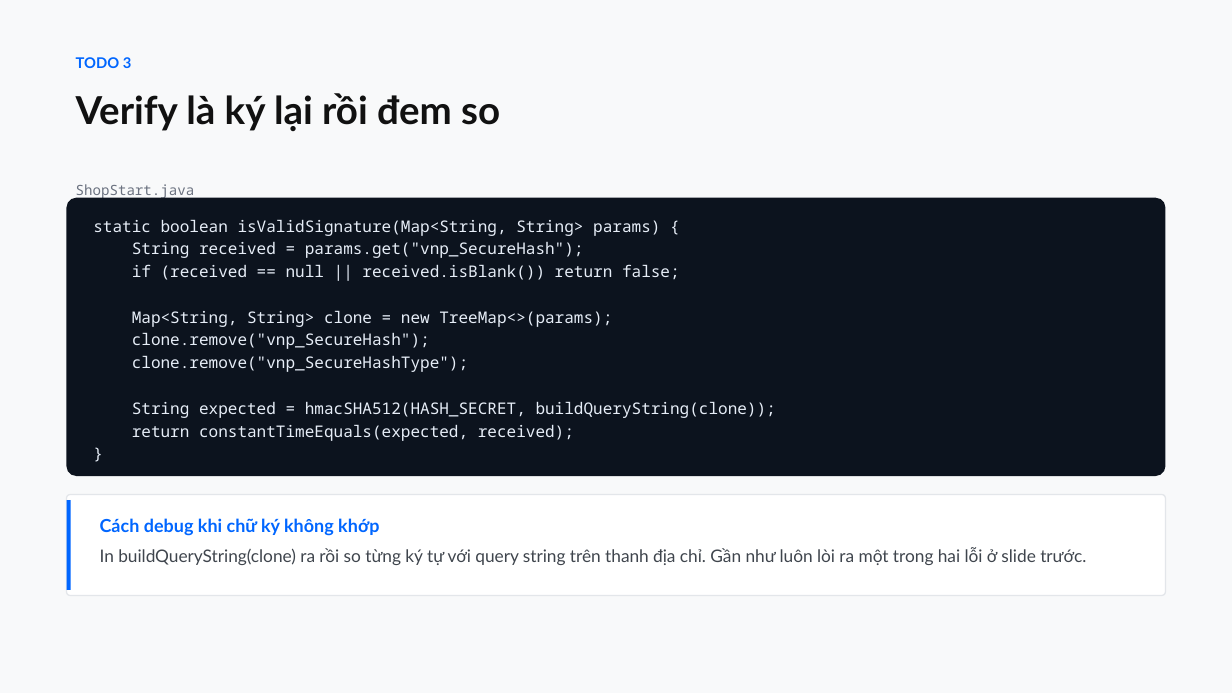
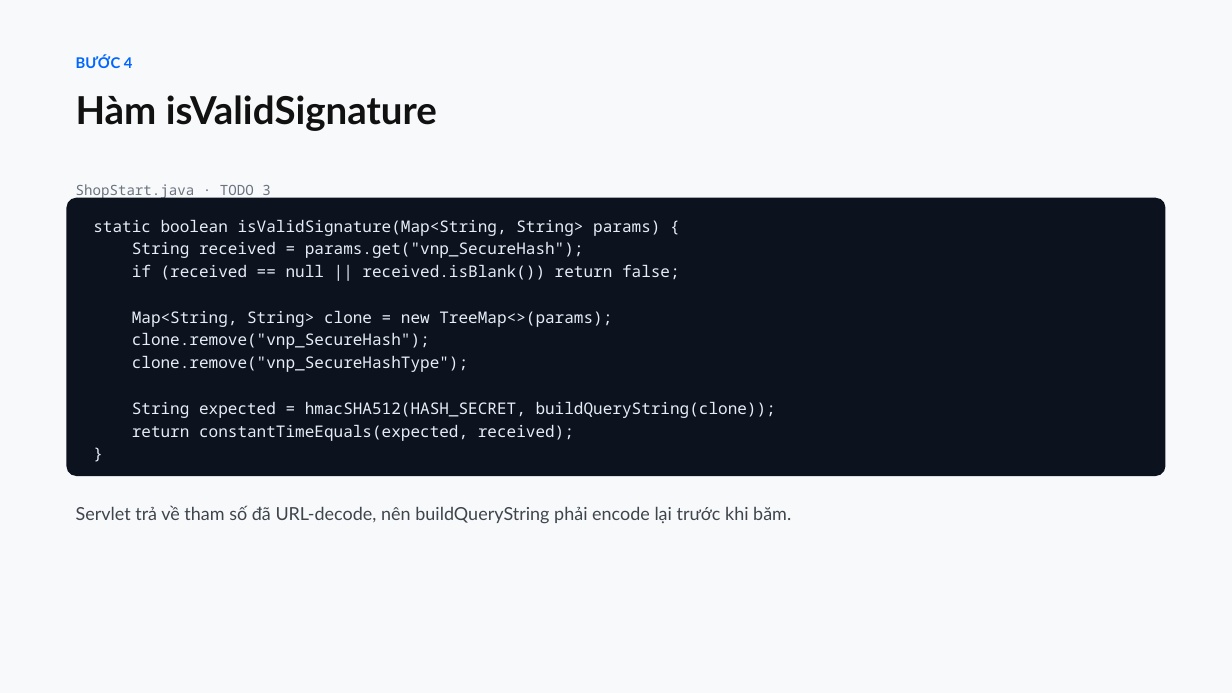
Before and after one commit to conchocon154/vnpay-seminar, a slide deck: slide 7 of VNPAY-seminar.pptx (slide 8 before the commit). Drawn at 1232x693 pixels with LibreOffice and Linux fonts; fonts in the diff are those of the drawing. Boxes give left, top, right and bottom in pixels: in the first picture for what was removed or moved away, otherwise in the second. Text is boxed around its words. In the diff, an @@ line names an element or a change of style, - is before the commit and + after.

```diff
--- a/VNPAY-seminar.pptx
+++ b/VNPAY-seminar.pptx
@@ text at (x1=76, y1=55, x2=437, y2=131): text changed @@
-TODO 3
-Verify là ký lại rồi đem so
+BƯỚC 4
+Hàm isValidSignature
@@ text at (x1=76, y1=184, x2=270, y2=199): text changed @@
-ShopStart.java
+ShopStart.java · TODO 3
@@ rounded rectangle removed at (x1=67, y1=494, x2=1165, y2=595) @@
@@ rectangle removed at (x1=67, y1=500, x2=70, y2=590) @@
@@ text added at (x1=76, y1=505, x2=791, y2=524), 14 pt, text #3F454D @@
+Servlet trả về tham số đã URL-decode, nên buildQueryString phải encode lại trước khi băm.
@@ text removed at (x1=100, y1=518, x2=1086, y2=565) @@
-Cách debug khi chữ ký không khớp
-In buildQueryString(clone) ra rồi so từng ký tự với query string trên thanh địa chỉ. Gần như luôn lòi ra một trong hai lỗi ở slide trước.
```
Also in this commit, not shown: 3 other slides changed, 10 slides added, 15 slides removed, 1 other file.
